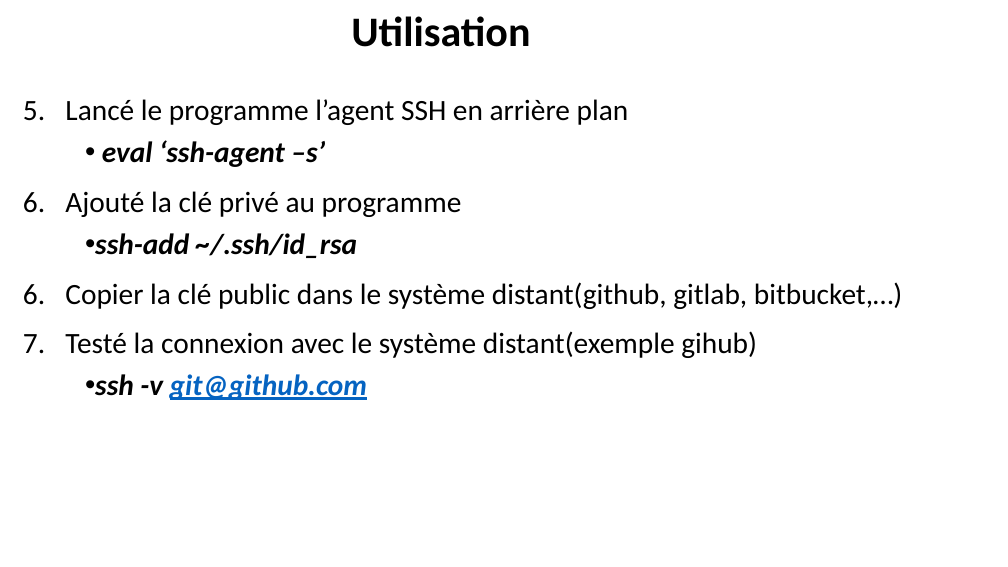
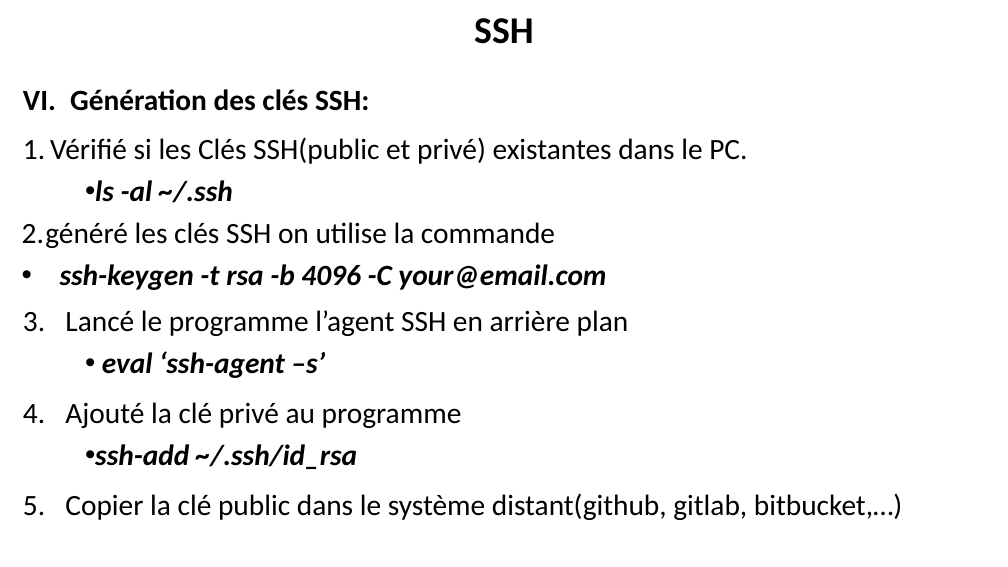
Before and after one commit to belakebiboussad/form, a slide deck: slide 6 of Formation Git.pptx (slide 7 before the commit). Drawn at 1008x567 pixels with LibreOffice and Linux fonts; fonts in the diff are those of the drawing. Boxes give left, top, right and bottom in pixels: in the first picture for what was removed or moved away, otherwise in the second. Text is boxed around its words. In the diff, an @@ line names an element or a change of style, - is before the commit and + after.

```diff
--- a/Formation Git.pptx
+++ b/Formation Git.pptx
@@ title removed at (351, 16, 530, 47) @@
-Utilisation
@@ title added at (474, 18, 533, 44), 36 pt, text #000000, bold @@
+SSH
@@ text "Génération des clés SSH:": place and size @@
-text "Génération des clés SSH:" at (65, 99, 902, 400)
+text "Génération des clés SSH:" at (22, 89, 902, 520)
@@ text at (22, 89, 747, 290): paragraphs added @@
+VI. Génération des clés SSH:
+7. Vérifié si les Clés SSH(public et privé) existantes dans le PC.
+• ls -al ~/.ssh
+2. généré les clés SSH on utilise la commande
+• ssh-keygen -t rsa -b 4096 -C your@email.com
@@ text at (65, 331, 757, 400): paragraphs removed @@
-7. Testé la connexion avec le système distant(exemple gihub)
-• ssh -v git@github.com
```
Also in this commit, not shown: 17 other slides changed, 6 slides added, 6 slides removed, 3 other files.
